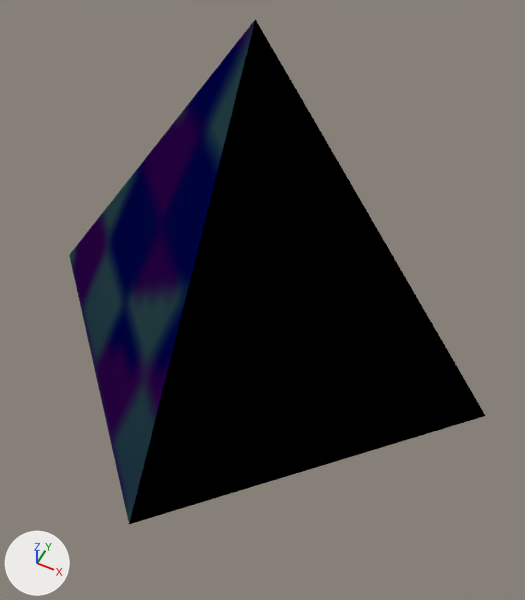
An edit to the glTF model gallery/game_engine/games/pyramid_wasm/models/diamond.glb, drawn before and after from the same camera.
Both versions are drawn from a 50 mm lens placed at (0.276, -0.537, 0.729), pointed at (-0.02, 0.053, -0.009). The axes (+X, +Y, +Z) are drawn at lower left. The lights are the same throughout. The older version comes first. Vertices at exactly the same position are counted once.

Objects in the first picture: 'Diamond'.
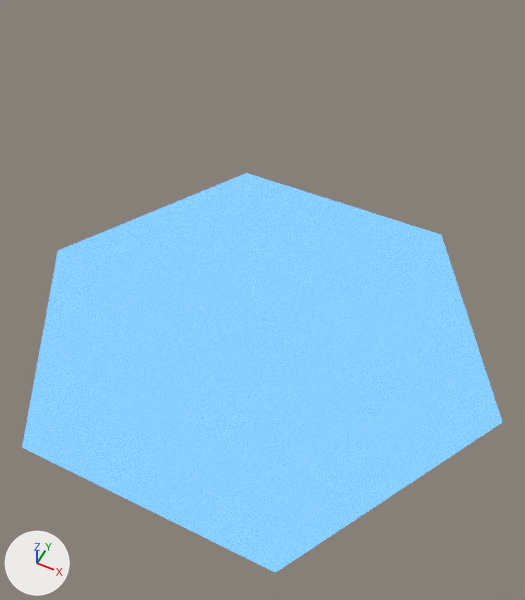
Changed parts and their boxes (x1, y1, x2, y2) in the pictures (525 x 600 px):
```json
{"object": "Diamond", "change": "recoloured, reshaped", "before": [69, 19, 485, 524], "after": [22, 173, 502, 573], "on screen": "15% wider, 21% shorter"}
```

Scene script edits in JSON lines:
```json
{"block": "mat_gem", "change": "nodes: BsdfPrincipled, Mix, OutputMaterial, TexImage"}
{"block": "mat_gem", "change": "colours: cyan #aaf3ff"}
{"block": "mat_gem", "change": "nodes: BsdfPrincipled, Math, Mix, OutputMaterial, TexImage"}
{"block": "mat_gem", "change": "colours: blue #6cb3f3, blue #b3ddff"}
{"block": "me_diamond", "where": "# used by ob_diamond; location = (0.0, 0.0, 0.0)"}
{"op": "remove", "block": "me_diamond", "code": "me_diamond.from_pydata(...)  # 6 vertices, 8 faces; spans x -0.3..0.3, y -0.3..0.3, z -0.36..0.42"}
{"op": "add", "block": "me_diamond", "code": "me_diamond.from_pydata(...)  # 8 vertices, 12 faces; spans x -0.32..0.32, y -0.277..0.277, z -0.54..0.18"}
{"block": "me_diamond", "change": "me_diamond part 1: the whole mesh is rebuilt"}
```
